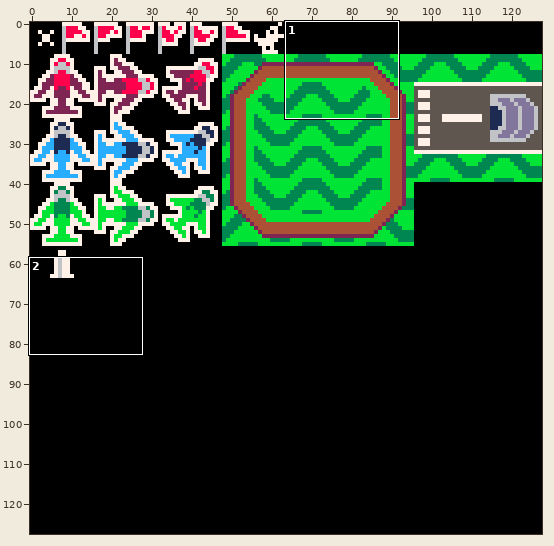
Sprite sheet -- spritesheet.png. The first picture is a wide view before the edit; the outline marks the close-up.
Close-up. Old version:
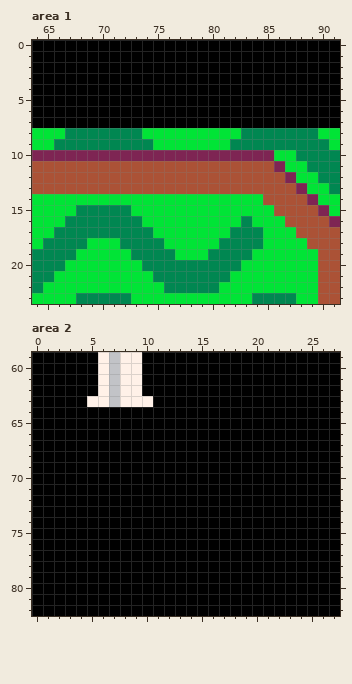
The file is 128x128 pixels. Shown: area 1: x 64..91, y 0..23; area 2: x 0..27, y 59..82.
New version:
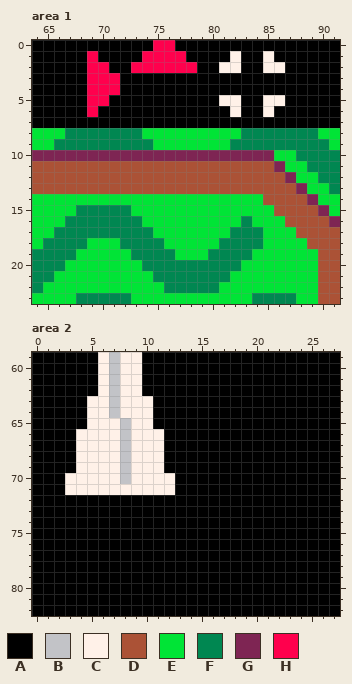
Palette (. is transparent): A #000000  B #c2c3c7  C #fff1e8  D #ab5236  E #00e436  F #008751  G #7e2553  H #ff004d
Difference:
Area 1:
The author changed colour A to colour C in row 1 at x 82 and 85; in row 2 at x 81 to 82 and 85 to 86; in row 5 at x 81 to 82 and 85 to 86; in row 6 at x 82 and 85.
The author changed colour A to colour H in row 0 at x 75 to 76; in row 1 at x 69 and 74 to 77; in row 2 at x 69 to 70 and 73 to 78; in rows 3 to 4 at x 69 to 71; in row 5 at x 69 to 70; in row 6 at x 69.
Area 2:
The author changed colour A to colour B in row 64 at x 7; in rows 65 to 70 at x 8.
The author changed colour A to colour C in row 64 at x 5 to 6 and 8 to 10; in row 65 at x 5 to 7 and 9 to 10; in rows 66 to 69 at x 4 to 7 and 9 to 11; in row 70 at x 3 to 7 and 9 to 12; in row 71 at x 3 to 12.
Pixel boxes of the changes (left, top, right, bottom) in both close-ups:
changed: (87, 40, 285, 117)
changed: (65, 407, 175, 495)
